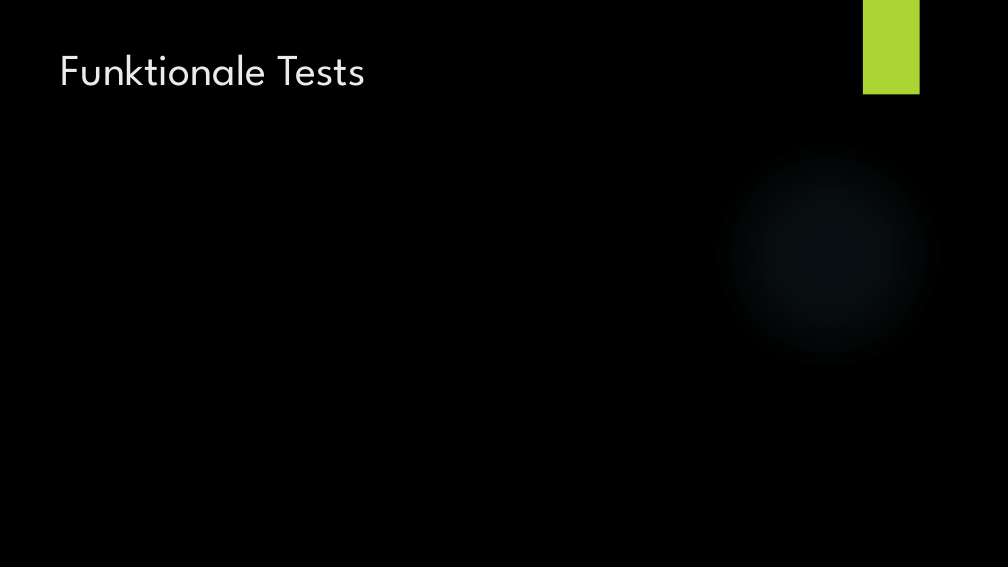
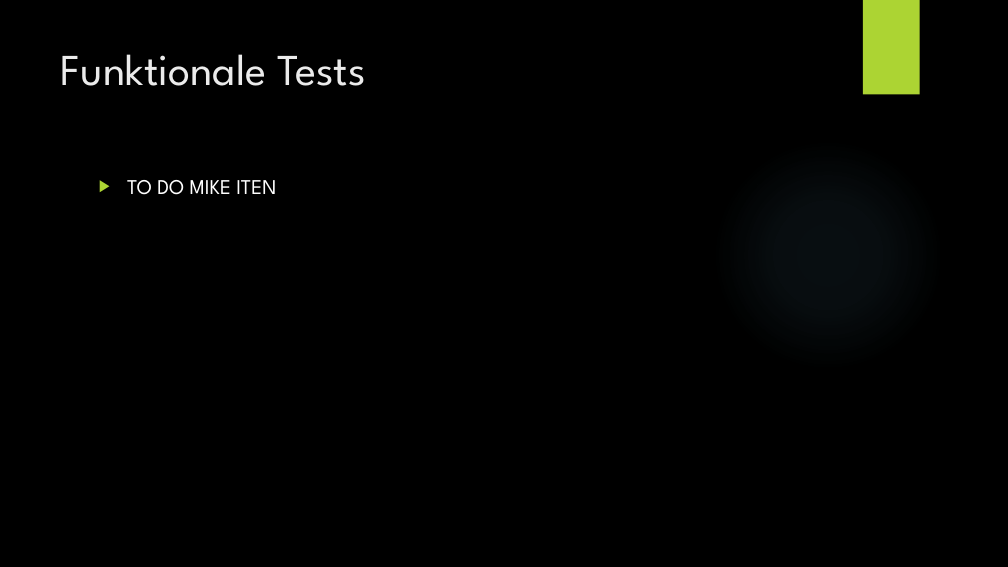
Before and after one commit to lucakuendig/INM21_Group_B, a slide deck: slide 11 of 06_Praesentation/Praesentation_Mangel_Manager.pptx (slide 6 before the commit). Drawn at 1008x567 pixels with LibreOffice and Linux fonts; fonts in the diff are those of the drawing; background and template pictures are left out. Boxes give left, top, right and bottom in pixels: in the first picture for what was removed or moved away, otherwise in the second. Text is boxed around its words. In the diff, an @@ line names an element or a change of style, - is before the commit and + after.

```diff
--- a/06_Praesentation/Praesentation_Mangel_Manager.pptx
+++ b/06_Praesentation/Praesentation_Mangel_Manager.pptx
@@ text added at [127, 180, 276, 195], 20 pt, text #FFFFFF @@
+▶ TO DO MIKE ITEN
```
Also in this commit, not shown: 7 other slides changed, 5 slides added, 1 other file.
